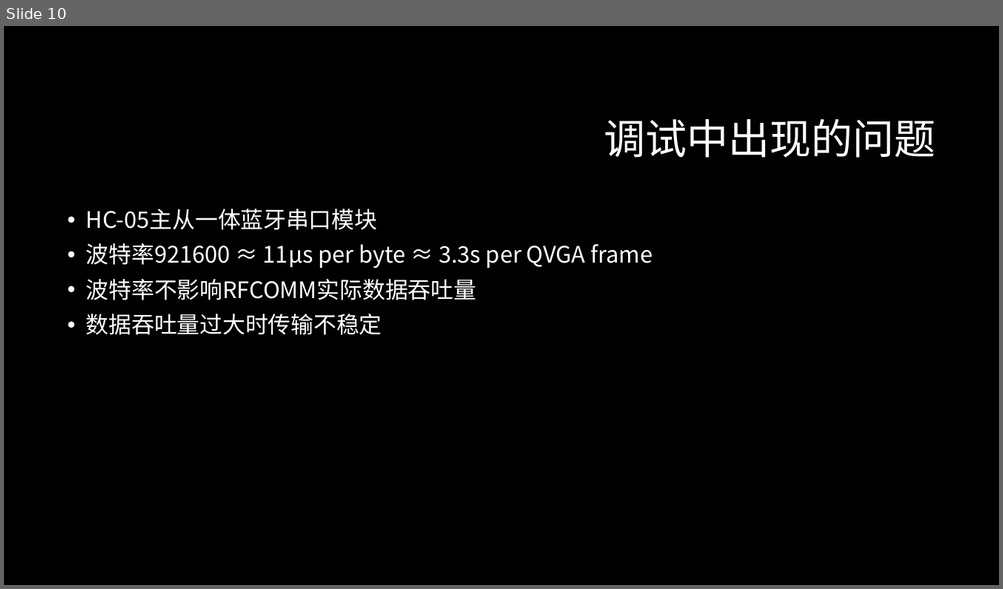
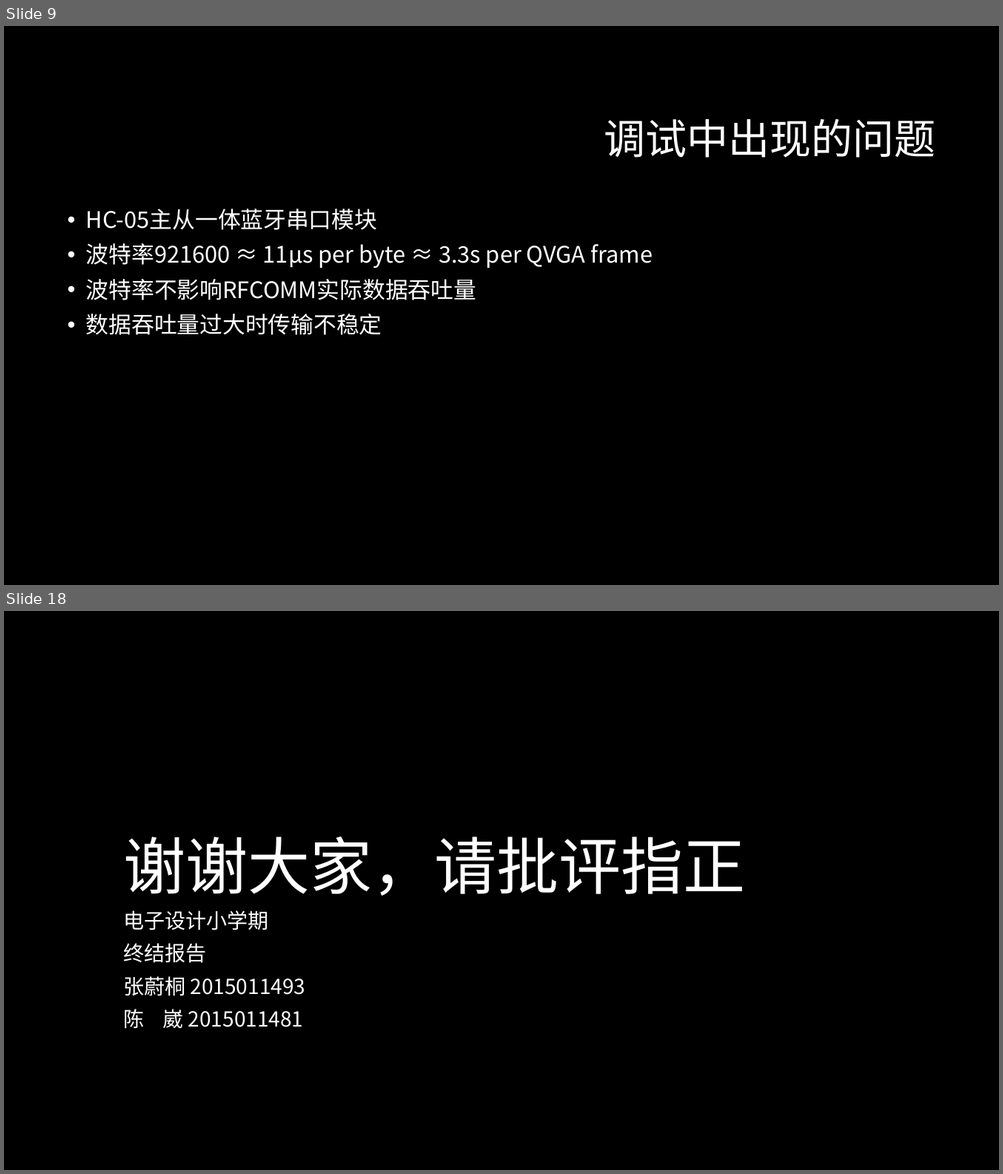
Before and after one commit to ZeroWeight/Project-of-Electronic-Circuits, a slide deck: report/final/final.pptx. Shown one above the other, each under a label of ours: slide 10 before the commit, slides 9 and 18 after it; the slides between them are not shown. The pictures are 1003x589 and 1003x1174 pixels, drawn with LibreOffice and Linux fonts; fonts in the diff are those of the drawing; background and template pictures are left out. Boxes give left, top, right and bottom in pixels: in the first picture for what was removed or moved away, otherwise in the second. Text is boxed around its words. In the diff, an @@ line names an element or a change of style, - is before the commit and + after.

```diff
--- a/report/final/final.pptx
+++ b/report/final/final.pptx
@@ slide 18 added at box(4, 611, 999, 1170), background #000000 @@
@@ title added at box(123, 837, 745, 896), 60 pt, text #FFFFFF @@
+谢谢大家，请批评指正
@@ subtitle added at box(123, 911, 306, 1029), 20 pt, text #FFFFFF @@
+电子设计小学期
+终结报告
+张蔚桐 2015011493
+陈 崴 2015011481
@@ what was slide 10 is now slide 9 @@
```
Also in this commit, not shown: 8 other slides added, 1 slide removed, 2 other files.
